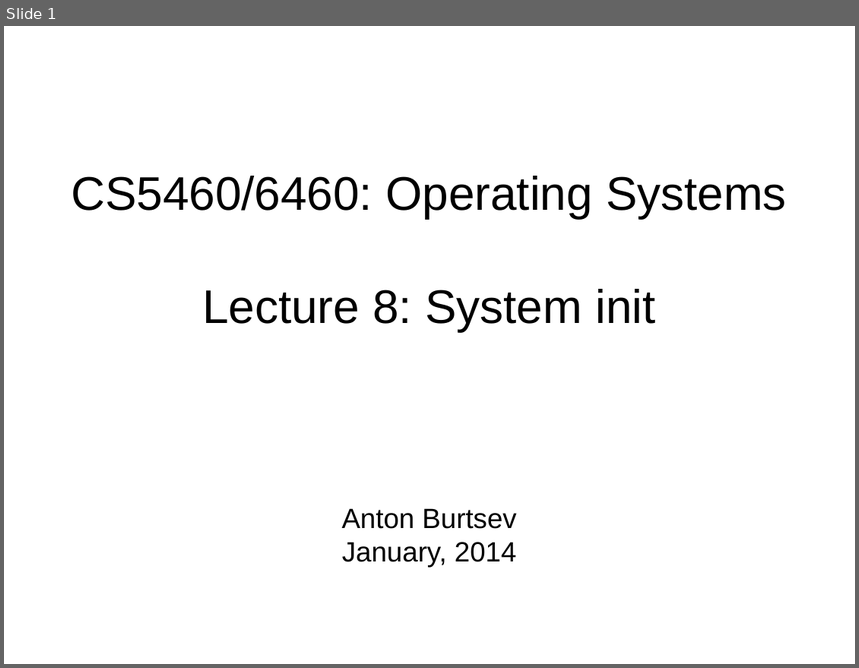
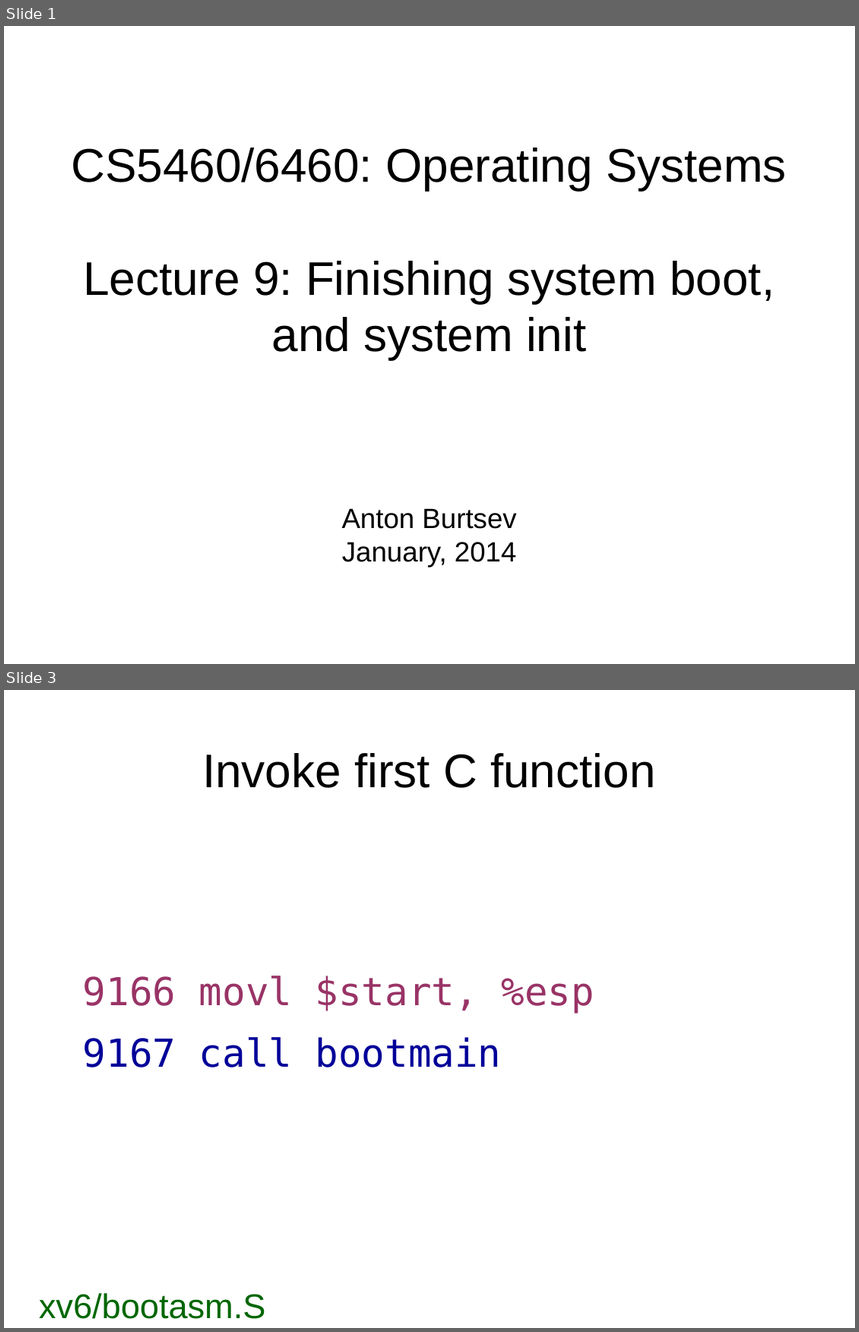
Before and after one commit to antonburtsev/cs5460, a slide deck: lectures/lecture09-kernel-init/lecture09-kernel-init.odp. Shown one above the other, each under a label of ours: slide 1 before the commit, slides 1 and 3 after it; the slides between them are not shown. The pictures are 859x668 and 859x1332 pixels, drawn with LibreOffice and Linux fonts; fonts in the diff are those of the drawing. Boxes give left, top, right and bottom in pixels: in the first picture for what was removed or moved away, otherwise in the second. Text is boxed around its words. In the diff, an @@ line names an element or a change of style, - is before the commit and + after.

Commit message:
Lecture 09 -- Finishing kernel boot

```diff
--- a/lectures/lecture09-kernel-init/lecture09-kernel-init.odp
+++ b/lectures/lecture09-kernel-init/lecture09-kernel-init.odp
@@ slide 3 added at [4, 690, 855, 1328], background #FFFFFF @@
@@ title added at [202, 753, 655, 788], 44 pt, text #000000 @@
+Invoke first C function
@@ text added at [83, 976, 594, 1068], 36 pt, text #993366 @@
+9166 movl $start, %esp
+9167 call bootmain
@@ text added at [39, 1293, 265, 1319], 32 pt, text #006600 @@
+xv6/bootasm.S
@@ slide 1 changed as well @@
@@ title at [71, 148, 787, 360]: text changed @@
-CS5460/6460: Operating Systems
-Lecture 8: System init
+CS5460/6460: Operating Systems
+Lecture 9: Finishing system boot, and system init
```
Also in this commit, not shown: 3 other slides changed, 22 other slides added, 31 slides removed, 6 other files.
